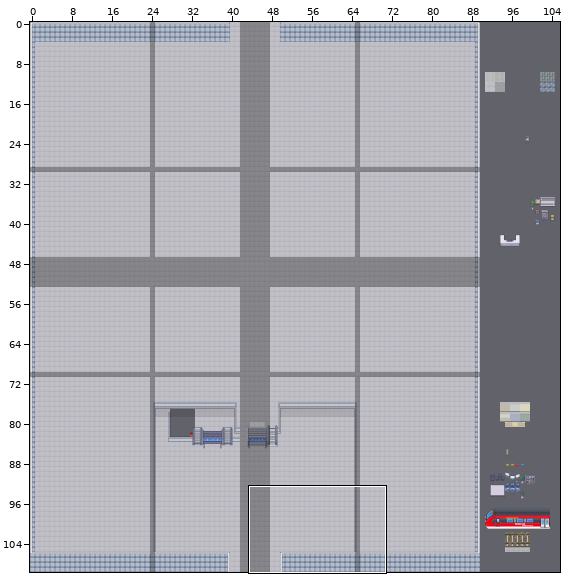
One commit to this Tiled map (JSON): maps/berlin-hauptbahnhof.tmj. The first picture is a wide view before the edit; the outline marks the close-up.
Close-up. As it was:
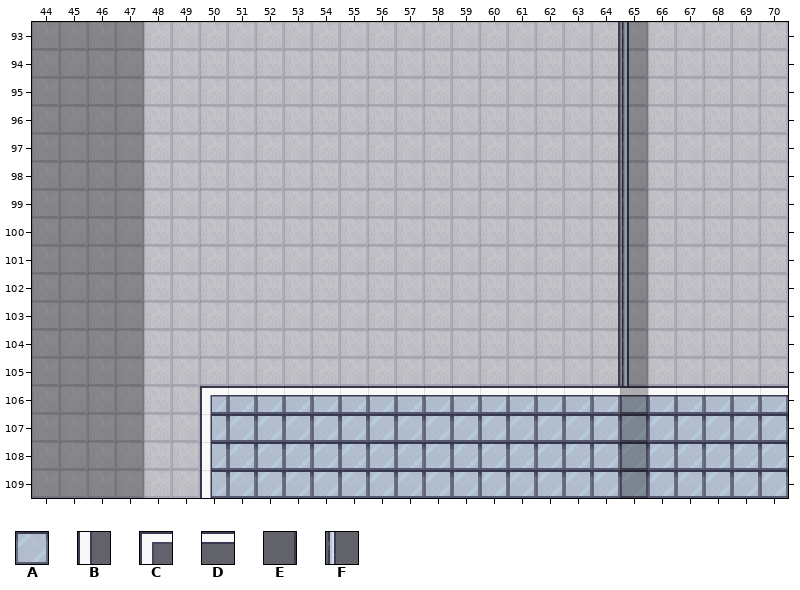
Cells are 32x32 px. Shown: x 44..70, y 93..109. The commit also changed other parts of the map, which this record leaves out.
Key: from "Custom_Windows": A 26; from "LimeZu_MI_Room_Builder": B 386, C 538, D 4539; from "LimeZu_MI_Visibile_Upstairs_Sy": E 285, F 312 flipped left-right.
_ is an empty cell.
Layers that did not change in this view are not listed.
Layer "level0/above/above1" before, first column x 44:
 93 ____________________E______
 94 ____________________E______
 95 ____________________E______
 96 ____________________E______
 97 ____________________E______
 98 ____________________E______
 99 ____________________E______
100 ____________________E______
101 ____________________E______
102 ____________________E______
103 ____________________E______
104 ____________________E______
105 ____________________E______
106 ______AAAAAAAAAAAAAAAAAAAAA
107 ______AAAAAAAAAAAAAAAAAAAAA
108 ______AAAAAAAAAAAAAAAAAAAAA
109 ______AAAAAAAAAAAAAAAAAAAAA
Layer "level0/above/above2" before, first column x 54:
 99 ___________F____
100 ___________F____
101 ___________F____
102 ___________F____
103 ___________F____
104 ___________F____
105 ___________F____
106 DDDDDDDDDDDDDDDD
107 ________________
108 ________________
109 ________________
After the commit:
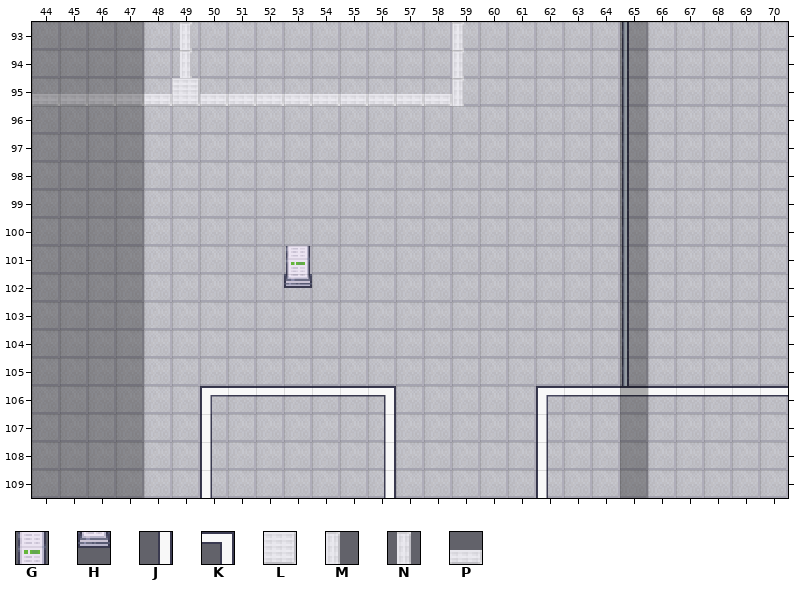
Further tiles: from "LimeZu_MI_Hospital": G 702, H 718; from "LimeZu_MI_Room_Builder": J 385, K 537; from "LimeZu_MI_Visibile_Upstairs_Sy": L 225, M 308 turned 270, N 309 turned 270, P 310.
See-through tiles are keyed as they look on the map.
Diff:
Layer "level0/floor/floor2":
y 93..94: x 49 _ -> N; x 59 _ -> M
y 95: x 44..59 ________________ -> PPPPPLPPPPPPPPPM
Layer "level0/furniture/furniture1":
y 101: x 53 _ -> G
y 102: x 53 _ -> H
Layer "level0/above/above1" (now hidden):
y 93..105: x 64 E -> _
y 106..109: x 50..70 AAAAAAAAAAAAAAAAAAAAA -> _____________________
Layer "level0/above/above2":
y 106: x 56..62 DDDDDDD -> K_____C
y 107..109: x 56 _ -> J; x 62 _ -> B
